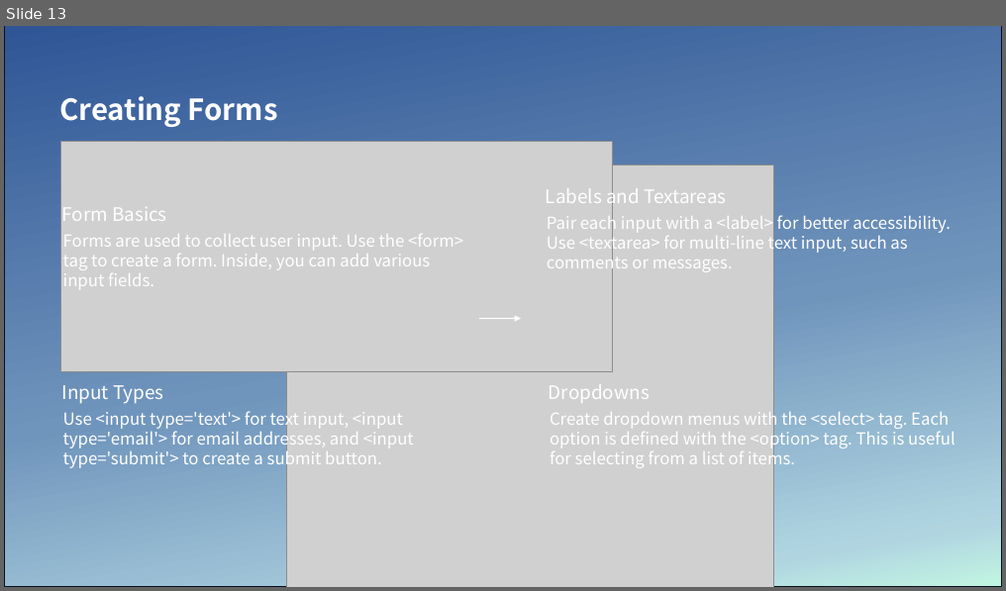
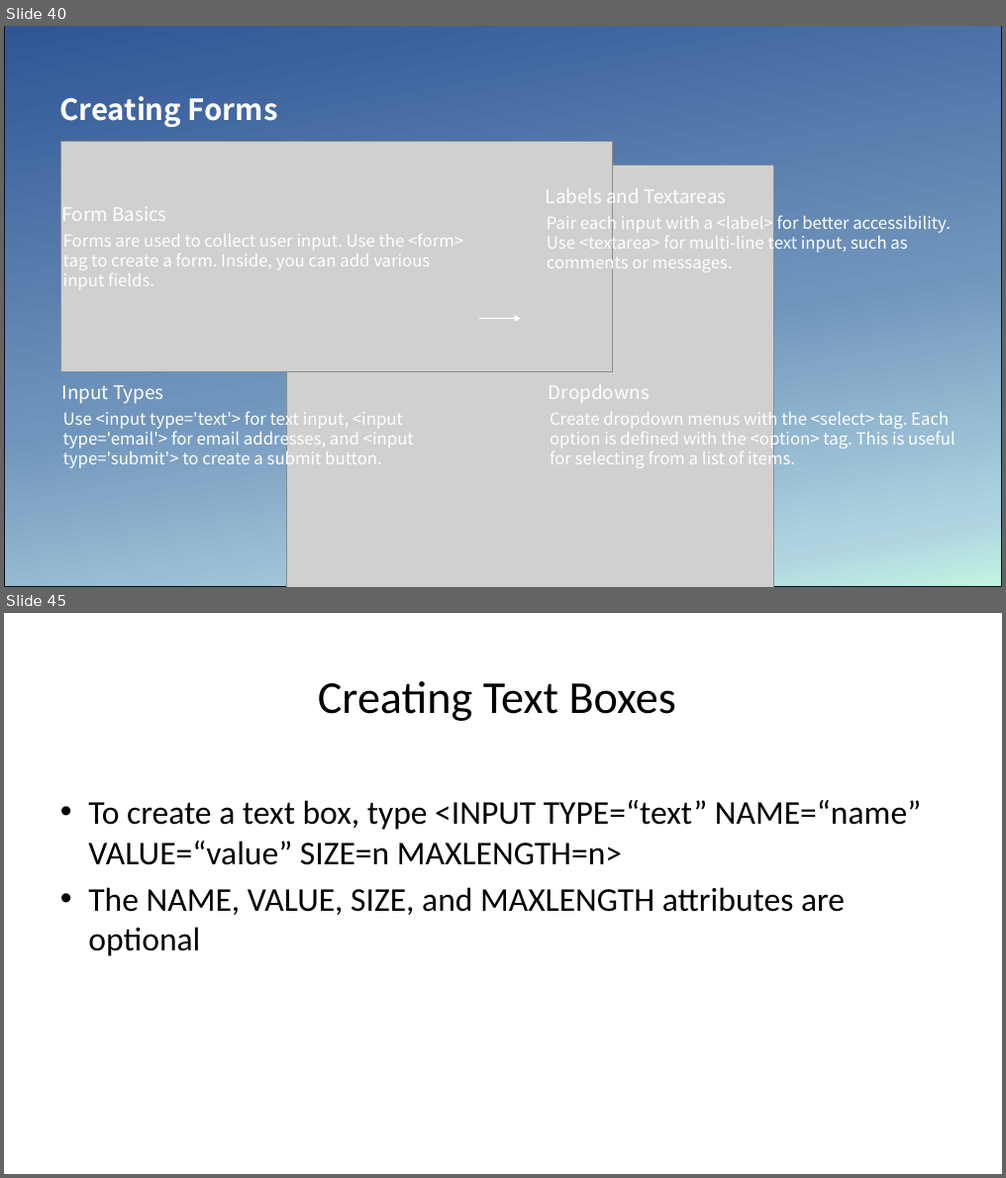
Before and after one commit to seanwhs/HTML-Crash-Course, a slide deck: HTML Crash Course – 1 Day.pptx. Shown one above the other, each under a label of ours: slide 13 before the commit, slides 40 and 45 after it; the slides between them are not shown. The pictures are 1006x591 and 1006x1178 pixels, drawn with LibreOffice and Linux fonts; fonts in the diff are those of the drawing; grey boxes stand for pictures. Boxes give left, top, right and bottom in pixels: in the first picture for what was removed or moved away, otherwise in the second. Text is boxed around its words. In the diff, an @@ line names an element or a change of style, - is before the commit and + after.

```diff
--- a/HTML Crash Course – 1 Day.pptx
+++ b/HTML Crash Course – 1 Day.pptx
@@ slide 45 added at box(4, 613, 1002, 1174), background #FFFFFF @@
@@ text added at box(318, 681, 676, 721), 44 pt, text #000000 @@
+Creating Text Boxes
@@ text added at box(88, 800, 921, 957), 32 pt, text #000000 @@
+• To create a text box, type <INPUT TYPE=“text” NAME=“name” VALUE=“value” SIZE=n MAXLENGTH=n>
+• The NAME, VALUE, SIZE, and MAXLENGTH attributes are optional
@@ what was slide 13 is now slide 40 @@
```
Also in this commit, not shown: 1 slide changed, 44 other slides added.
